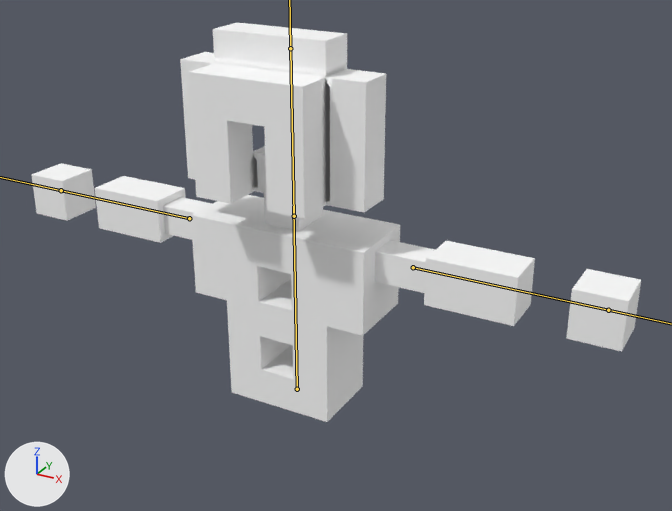
The FBX model Game/Assets/Models/Player/Player.fbx, before and after one commit.
Camera for both pictures: a camera (50 mm lens) standing at (57.7, -93.9, 68.3) and looking at (8.1, -3.8, 23.3). Every picture has the same lights, and +X, +Y and +Z are marked at lower left. The bones that bend it are drawn over the model as lines.

In view in the first picture: 'PlayerSuit'.
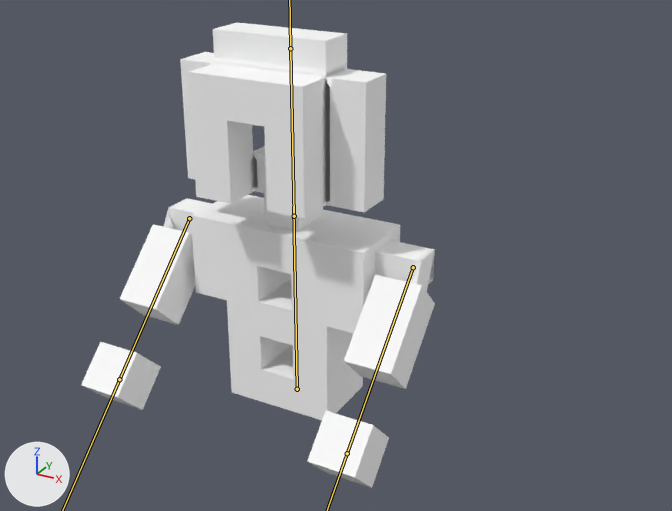
The newer file adds an action. The first version stands in its rest pose; the second is drawn at frame 1 of the action 'Armature|Jump'.

Changed parts and their boxes (x1, y1, x2, y2) in the pictures (672 x 511 px):
'PlayerSuit', posed (42% narrower, 17% taller): before (31, 23, 641, 422); after (81, 23, 435, 488)
bone 'arm.L', root to tip: before (189, 218) to (61, 190); after (189, 218) to (119, 379)
bone 'arm.R', root to tip: before (413, 267) to (608, 310); after (413, 267) to (347, 453)

The change in detail:
Bone 'arm.L' (bone_arm_l) turns from (0, 0, 0) to (45, 0, 90) degrees about its own x, y and z.
Bone 'arm.R' (bone_arm_r) turns from (0, 0, 0) to (90, -45, 0) degrees about its own x, y and z.
